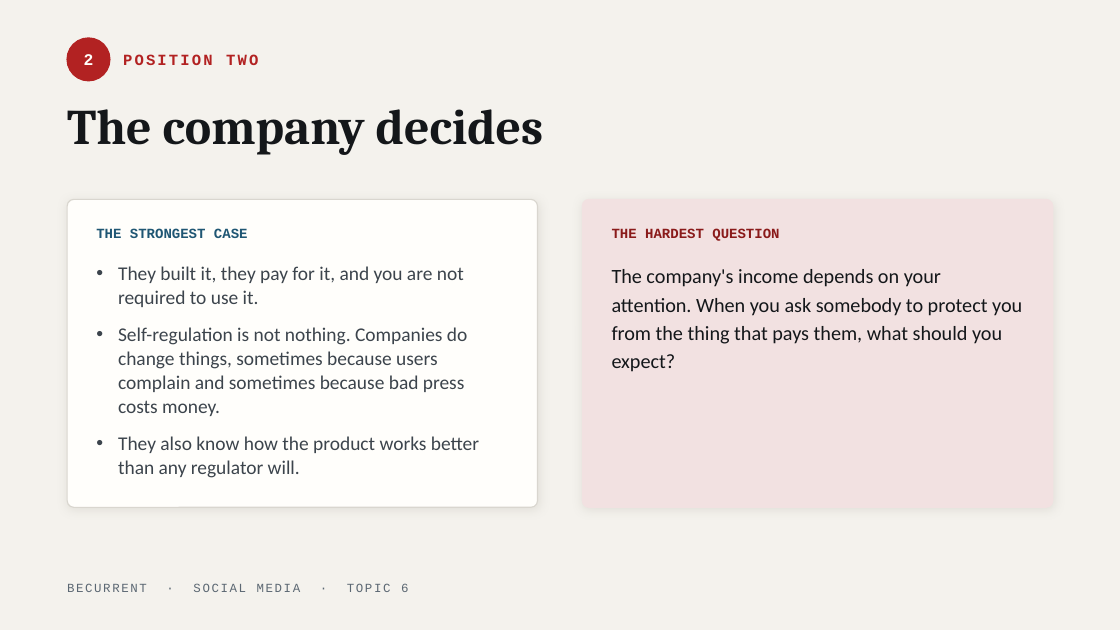
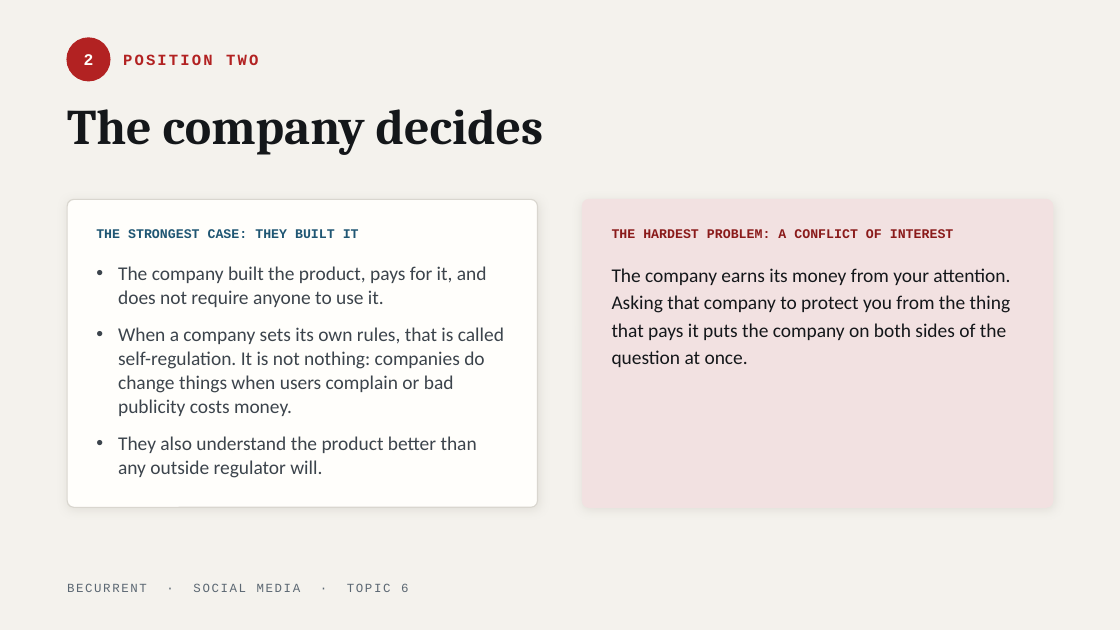
Before and after one commit to JeffAndersonLogic/BeCurrent, a slide deck: slide 7 of social-media/decks/topic-06-who-gets-to-decide.pptx. Drawn at 1120x630 pixels with LibreOffice and Linux fonts; fonts in the diff are those of the drawing. Boxes give left, top, right and bottom in pixels: in the first picture for what was removed or moved away, otherwise in the second. Text is boxed around its words. In the diff, an @@ line names an element or a change of style, - is before the commit and + after.

```diff
--- a/social-media/decks/topic-06-who-gets-to-decide.pptx
+++ b/social-media/decks/topic-06-who-gets-to-decide.pptx
@@ text at <box>96,229,359,238</box>: text changed; size 9 to 8.5 pt @@
-THE STRONGEST CASE
+THE STRONGEST CASE: THEY BUILT IT
@@ text at <box>612,229,954,238</box>: text changed; size 9 to 8.5 pt @@
-THE HARDEST QUESTION
+THE HARDEST PROBLEM: A CONFLICT OF INTEREST
@@ text at <box>118,266,504,478</box>: text changed @@
-• They built it, they pay for it, and you are not required to use it.
-• Self-regulation is not nothing. Companies do change things, sometimes because users complain and sometimes because bad press costs money.
-• They also know how the product works better than any regulator will.
+• The company built the product, pays for it, and does not require anyone to use it.
+• When a company sets its own rules, that is called self-regulation. It is not nothing: companies do change things when users complain or bad publicity costs money.
+• They also understand the product better than any outside regulator will.
@@ text at <box>612,268,1010,367</box>: text changed; size 13 to 12.5 pt @@
-The company's income depends on your attention. When you ask somebody to protect you from the thing that pays them, what should you expect?
+The company earns its money from your attention. Asking that company to protect you from the thing that pays it puts the company on both sides of the question at once.
```
Also in this commit, not shown: 13 other slides changed, 11 other files.
